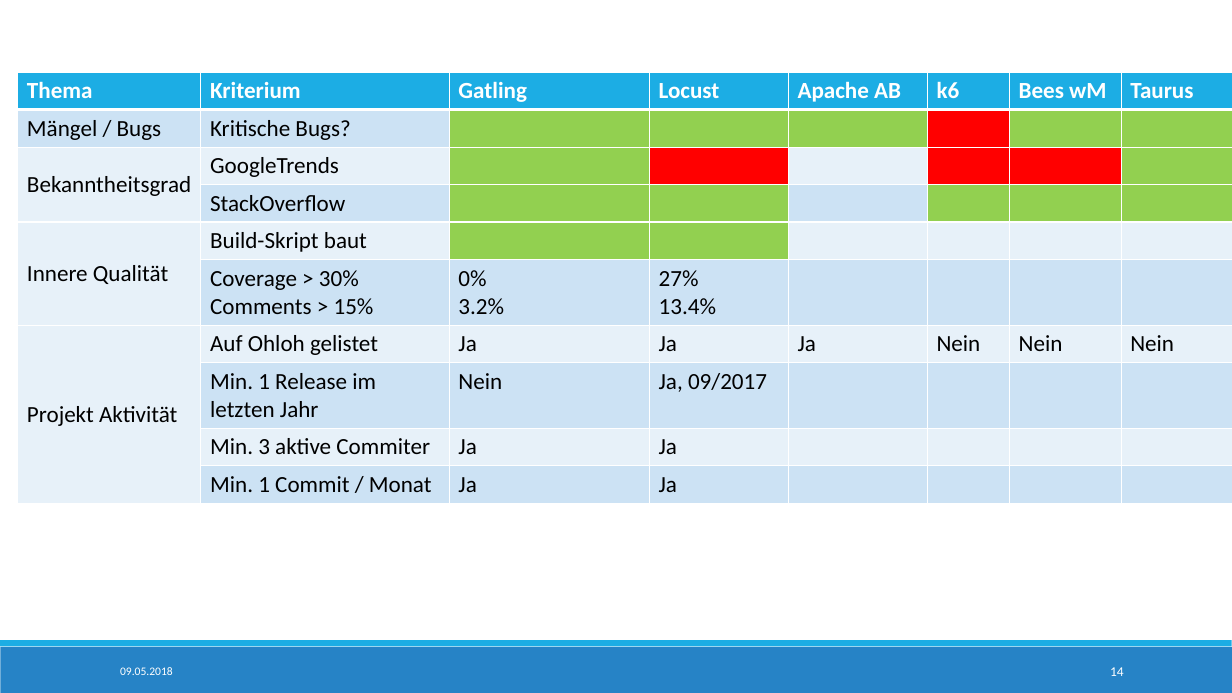
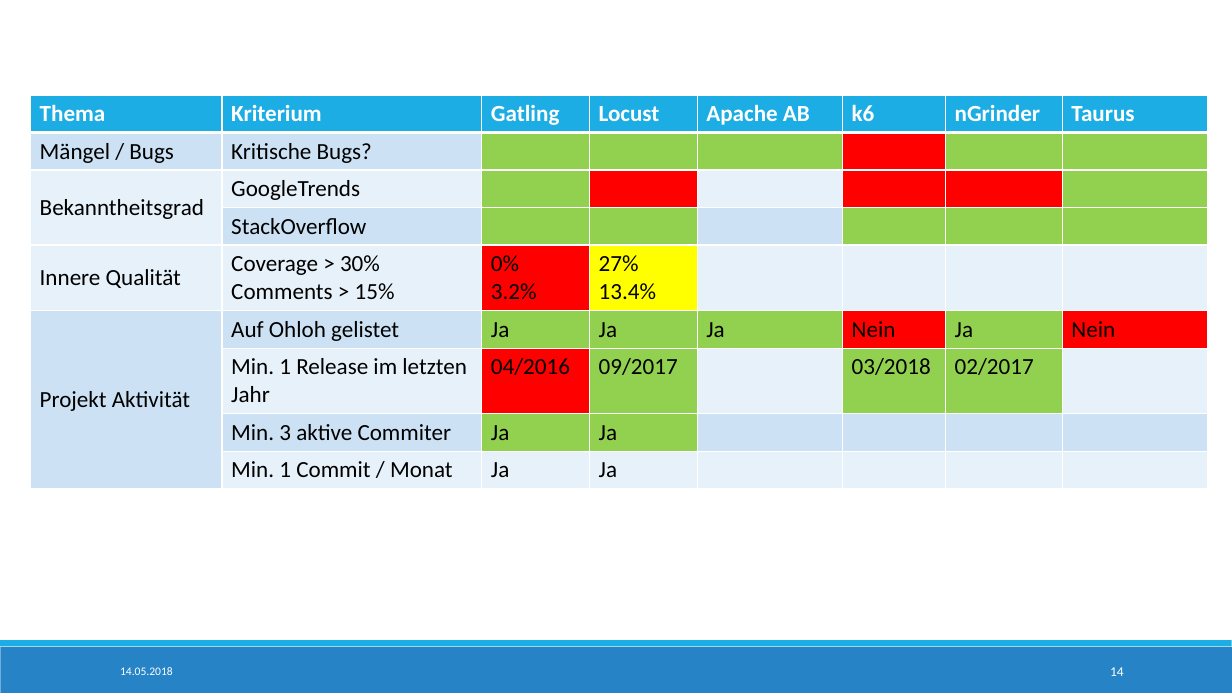
Before and after one commit to StTraeger/sqs-car-webservice, a slide deck: slide 14 of LoadTesting.pptx. Drawn at 1232x693 pixels with LibreOffice and Linux fonts; fonts in the diff are those of the drawing. Boxes give left, top, right and bottom in pixels: in the first picture for what was removed or moved away, otherwise in the second. Text is boxed around its words. In the diff, an @@ line names an element or a change of style, - is before the commit and + after.

```diff
--- a/LoadTesting.pptx
+++ b/LoadTesting.pptx
@@ table at (30,95,1207,487) @@
-row 1, column 7: Bees wM
+row 1, column 7: nGrinder
-row 5: Innere Qualität | Build-Skript baut |  |  |  |  |  | 
-row 6:  | Coverage > 30% / Comments > 15% | 0% / 3.2% | 27% / 13.4% |  |  |  | 
-row 7: Projekt Aktivität | Auf Ohloh gelistet | Ja | Ja | Ja | Nein | Nein | Nein
-row 8:  | Min. 1 Release im letzten Jahr | Nein | Ja, 09/2017 |  |  |  | 
+row 5: Innere Qualität | Coverage > 30% / Comments > 15% | 0% / 3.2% | 27% / 13.4% |  |  |  | 
+row 6: Projekt Aktivität | Auf Ohloh gelistet | Ja | Ja | Ja | Nein | Ja | Nein
+row 7:  | Min. 1 Release im letzten Jahr | 04/2016 | 09/2017 |  | 03/2018 | 02/2017 | 
@@ table: place and size @@
-table at (18,72,1232,501)
+table at (30,95,1207,487)
@@ text at (120,667,173,675): text changed @@
-09.05.2018
+14.05.2018
```
Also in this commit, not shown: 14 other slides changed, 1 slide added, 1 slide removed, 11 other files.
